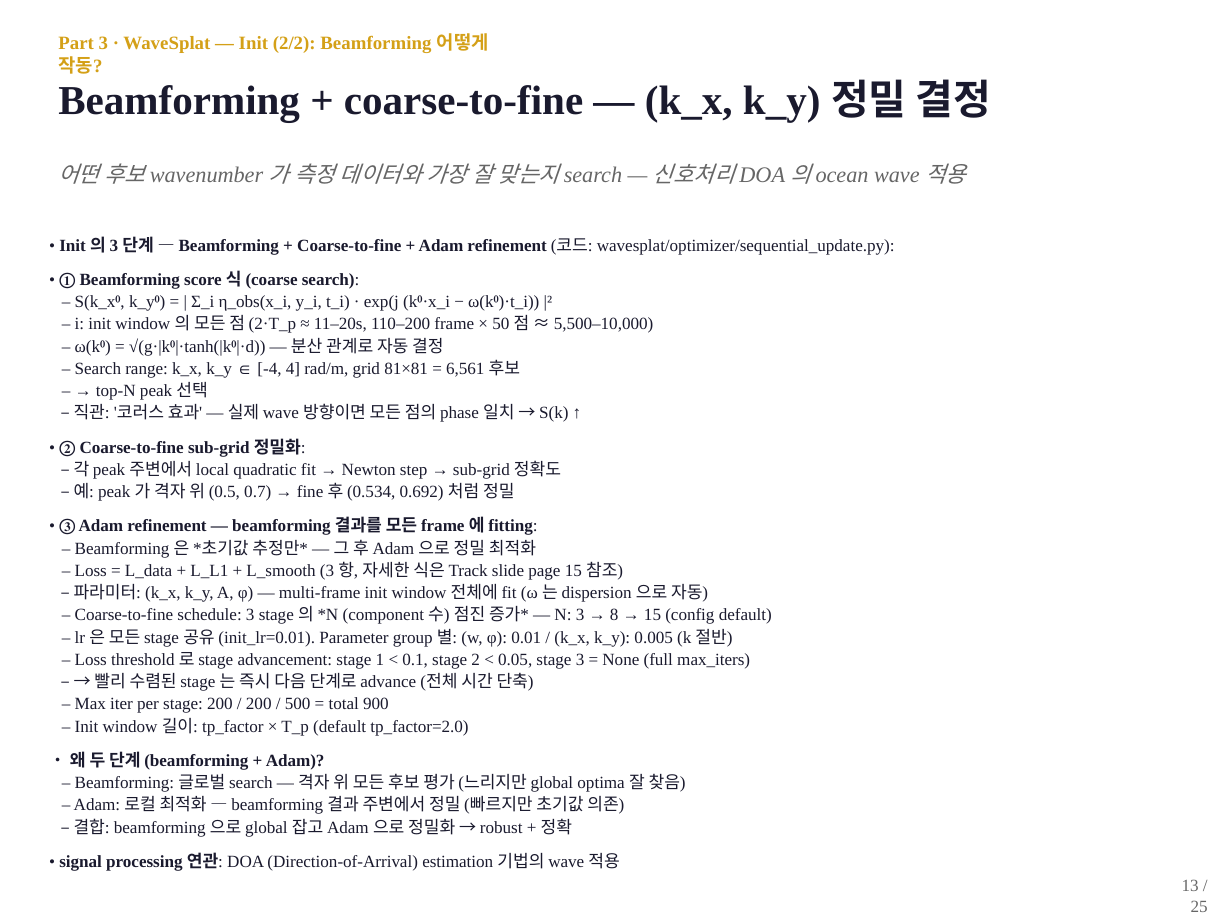
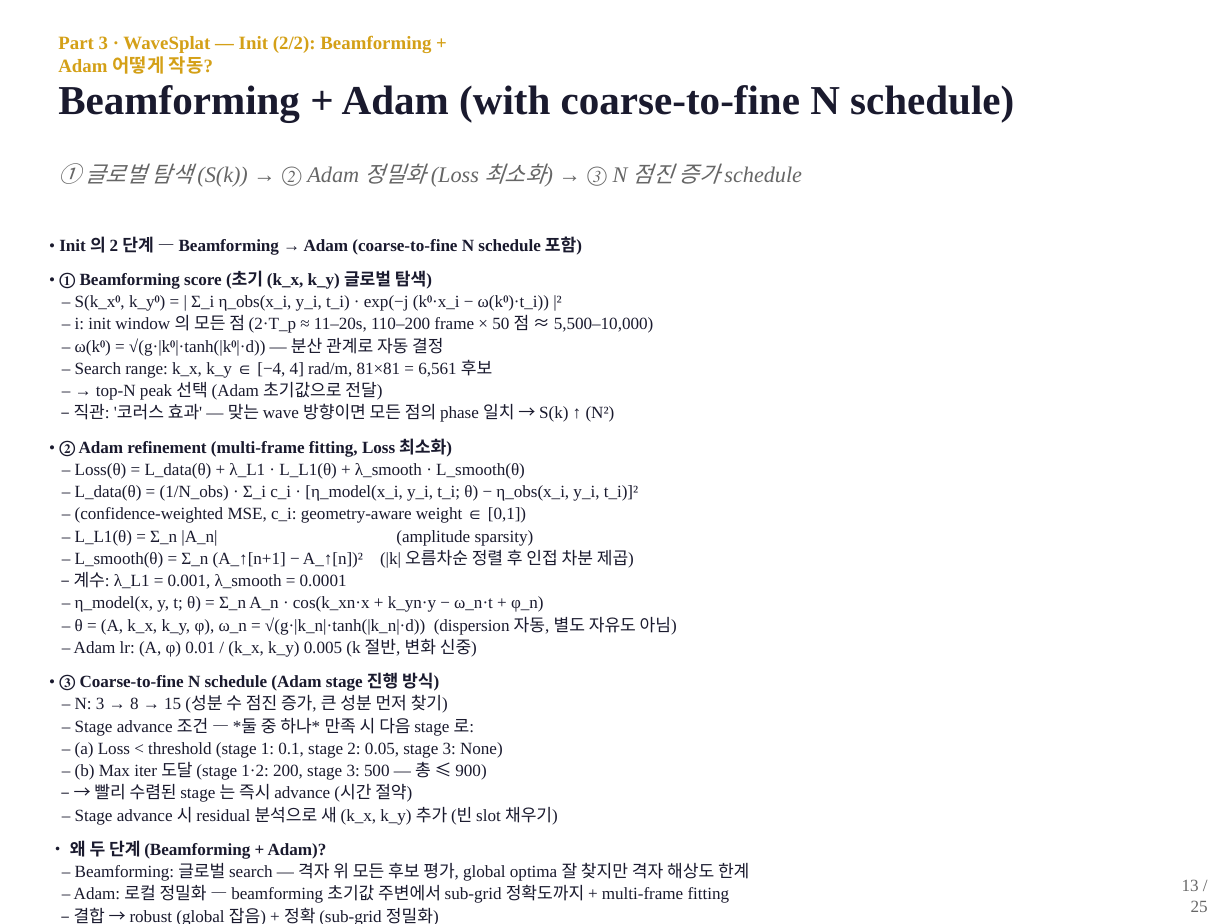
Before and after one commit to SAEYONGPARK94/wavesplat, a slide deck: slide 13 of wavesplat/docs/labmeeting_2026_05_13.pptx. Drawn at 1232x924 pixels with LibreOffice and Linux fonts; fonts in the diff are those of the drawing. Boxes give left, top, right and bottom in pixels: in the first picture for what was removed or moved away, otherwise in the second. Text is boxed around its words. In the diff, an @@ line names an element or a change of style, - is before the commit and + after.

```diff
--- a/wavesplat/docs/labmeeting_2026_05_13.pptx
+++ b/wavesplat/docs/labmeeting_2026_05_13.pptx
@@ text at bbox=[58, 35, 431, 74]: text changed @@
-Part 3 · WaveSplat — Init (2/2): Beamforming 어떻게 작동?
+Part 3 · WaveSplat — Init (2/2): Beamforming + Adam 어떻게 작동?
@@ text at bbox=[58, 85, 1014, 122]: text changed @@
-Beamforming + coarse-to-fine — (k_x, k_y) 정밀 결정
+Beamforming + Adam (with coarse-to-fine N schedule)
@@ text at bbox=[58, 163, 802, 187]: text changed @@
-어떤 후보 wavenumber 가 측정 데이터와 가장 잘 맞는지 search — 신호처리 DOA 의 ocean wave 적용
+① 글로벌 탐색 (S(k)) → ② Adam 정밀화 (Loss 최소화) → ③ N 점진 증가 schedule
@@ text at bbox=[59, 236, 582, 311]: text changed; bold on @@
-• Init 의 3 단계 — Beamforming + Coarse-to-fine + Adam refinement (코드: wavesplat/optimizer/sequential_update.py):
-• ① Beamforming score 식 (coarse search):
-– S(k_x⁰, k_y⁰) = | Σ_i η_obs(x_i, y_i, t_i) · exp(j (k⁰·x_i − ω(k⁰)·t_i)) |²
+• Init 의 2 단계 — Beamforming → Adam (coarse-to-fine N schedule 포함)
+• ① Beamforming score (초기 (k_x, k_y) 글로벌 탐색)
+– S(k_x⁰, k_y⁰) = | Σ_i η_obs(x_i, y_i, t_i) · exp(−j (k⁰·x_i − ω(k⁰)·t_i)) |²
@@ text at bbox=[59, 359, 749, 903]: text changed @@
-– Search range: k_x, k_y ∈ [-4, 4] rad/m, grid 81×81 = 6,561 후보
-– → top-N peak 선택
-– 직관: '코러스 효과' — 실제 wave 방향이면 모든 점의 phase 일치 → S(k) ↑
-• ② Coarse-to-fine sub-grid 정밀화:
-– 각 peak 주변에서 local quadratic fit → Newton step → sub-grid 정확도
-– 예: peak 가 격자 위 (0.5, 0.7) → fine 후 (0.534, 0.692) 처럼 정밀
-• ③ Adam refinement — beamforming 결과를 모든 frame 에 fitting:
-– Beamforming 은 *초기값 추정만* — 그 후 Adam 으로 정밀 최적화
-– Loss = L_data + L_L1 + L_smooth (3 항, 자세한 식은 Track slide page 15 참조)
-– 파라미터: (k_x, k_y, A, φ) — multi-frame init window 전체에 fit (ω 는 dispersion 으로 자동)
-– Coarse-to-fine schedule: 3 stage 의 *N (component 수) 점진 증가* — N: 3 → 8 → 15 (config default)
-– lr 은 모든 stage 공유 (init_lr=0.01). Parameter group 별: (w, φ): 0.01 / (k_x, k_y): 0.005 (k 절반)
-– Loss threshold 로 stage advancement: stage 1 < 0.1, stage 2 < 0.05, stage 3 = None (full max_iters)
-– → 빨리 수렴된 stage 는 즉시 다음 단계로 advance (전체 시간 단축)
-– Max iter per stage: 200 / 200 / 500 = total 900
-– Init window 길이: tp_factor × T_p (default tp_factor=2.0)
-• 왜 두 단계 (beamforming + Adam)?
-– Beamforming: 글로벌 search — 격자 위 모든 후보 평가 (느리지만 global optima 잘 찾음)
-– Adam: 로컬 최적화 — beamforming 결과 주변에서 정밀 (빠르지만 초기값 의존)
-– 결합: beamforming 으로 global 잡고 Adam 으로 정밀화 → robust + 정확
-• signal processing 연관: DOA (Direction-of-Arrival) estimation 기법의 wave 적용
+– Search range: k_x, k_y ∈ [−4, 4] rad/m, 81×81 = 6,561 후보
+– → top-N peak 선택 (Adam 초기값으로 전달)
+– 직관: '코러스 효과' — 맞는 wave 방향이면 모든 점의 phase 일치 → S(k) ↑ (N²)
+• ② Adam refinement (multi-frame fitting, Loss 최소화)
+– Loss(θ) = L_data(θ) + λ_L1 · L_L1(θ) + λ_smooth · L_smooth(θ)
+– L_data(θ) = (1/N_obs) · Σ_i c_i · [η_model(x_i, y_i, t_i; θ) − η_obs(x_i, y_i, t_i)]²
+– (confidence-weighted MSE, c_i: geometry-aware weight ∈ [0,1])
+– L_L1(θ) = Σ_n |A_n| (amplitude sparsity)
+– L_smooth(θ) = Σ_n (A_↑[n+1] − A_↑[n])² (|k| 오름차순 정렬 후 인접 차분 제곱)
+– 계수: λ_L1 = 0.001, λ_smooth = 0.0001
+– η_model(x, y, t; θ) = Σ_n A_n · cos(k_xn·x + k_yn·y − ω_n·t + φ_n)
+– θ = (A, k_x, k_y, φ), ω_n = √(g·|k_n|·tanh(|k_n|·d)) (dispersion 자동, 별도 자유도 아님)
+– Adam lr: (A, φ) 0.01 / (k_x, k_y) 0.005 (k 절반, 변화 신중)
+• ③ Coarse-to-fine N schedule (Adam stage 진행 방식)
+– N: 3 → 8 → 15 (성분 수 점진 증가, 큰 성분 먼저 찾기)
+– Stage advance 조건 — *둘 중 하나* 만족 시 다음 stage 로:
+– (a) Loss < threshold (stage 1: 0.1, stage 2: 0.05, stage 3: None)
+– (b) Max iter 도달 (stage 1·2: 200, stage 3: 500 — 총 ≤ 900)
+– → 빨리 수렴된 stage 는 즉시 advance (시간 절약)
+– Stage advance 시 residual 분석으로 새 (k_x, k_y) 추가 (빈 slot 채우기)
+• 왜 두 단계 (Beamforming + Adam)?
+– Beamforming: 글로벌 search — 격자 위 모든 후보 평가, global optima 잘 찾지만 격자 해상도 한계
+– Adam: 로컬 정밀화 — beamforming 초기값 주변에서 sub-grid 정확도까지 + multi-frame fitting
+– 결합 → robust (global 잡음) + 정확 (sub-grid 정밀화)
```
Also in this commit, not shown: 22 other files.
